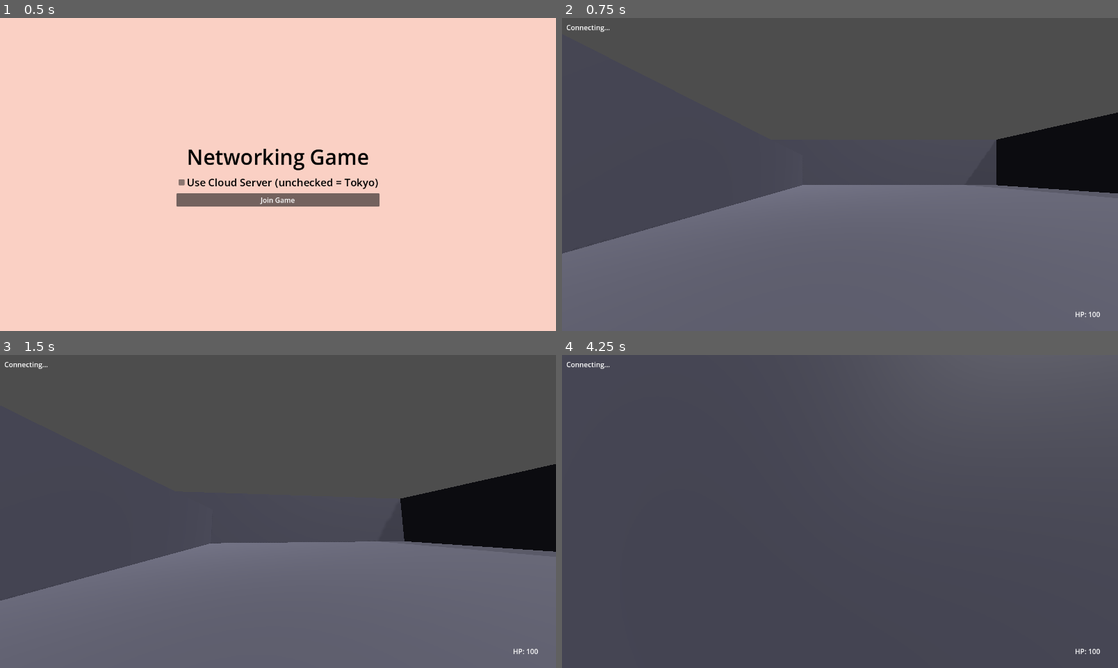
Above: before the commit, frames 1-4 (two rows, left to right).
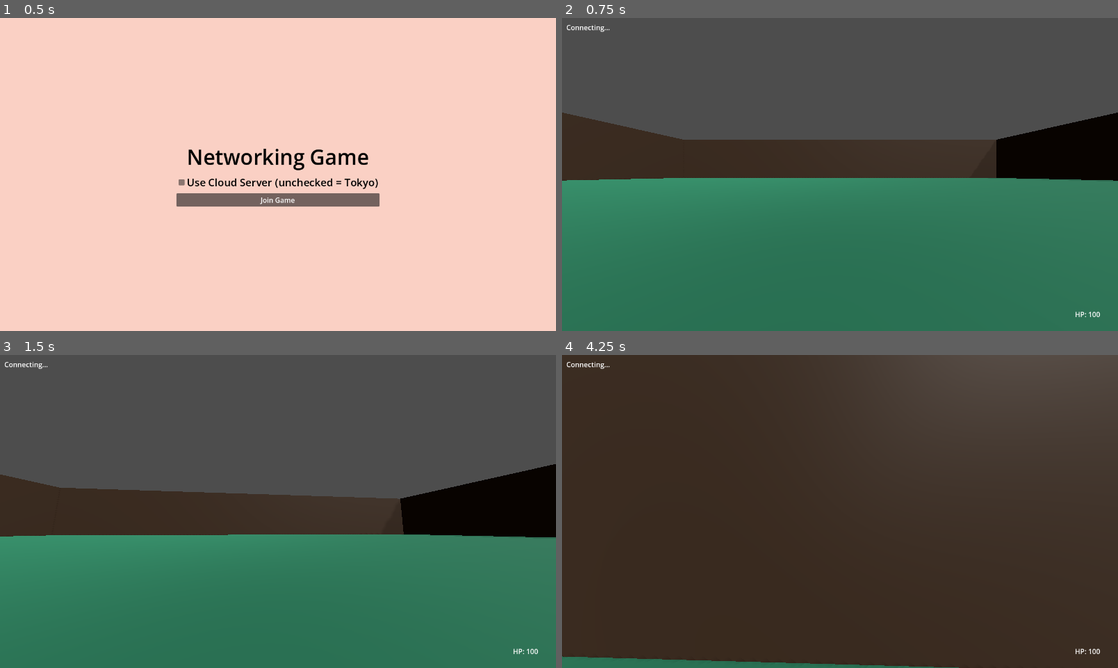
Above: after the commit, the same moments.

Repository: Carter-Lewis/fps_network_protocol
Game: Godot game, scene res://scenes/MainMenu.tscn
Two runs of this game, one before a commit and one after it. Both use one fixed random seed, a clock stepped at 60 frames per second and the inputs below.
Inputs (mouse positions are in pixels of both pictures, inside the frame that each line leads up to):
- Up to frame 1 (0.5 s): no input
- Up to frame 2 (0.75 s): click "Join Game" at 0.5 s
- Up to frame 3 (1.5 s): tap Enter at 1.25 s; move the mouse to (305, 511) at 1.27 s; press the mouse at (305, 511) at 1.28 s; hold W (move_forward) from 1.28 s (still down)
- Up to frame 4 (4.25 s): keep holding W (move_forward); tap Space (jump) at 1.52, 2.27, 3.77 s; move the mouse to (812, 511) at 2.02 s; release the mouse at (812, 511) at 2.03 s; click (812, 511) at 2.1 s; move the mouse to (851, 505) at 2.77 s; press the mouse at (851, 505) at 2.78 s; move the mouse to (834, 517) at 3.52 s; release the mouse at (834, 517) at 3.53 s; click (834, 517) at 3.6 s

Frame 1 is identical in both runs. In frame 2, 59% of the frame differs, in the area x 0-100%, y 30-100%; in frame 3, 52%; in frame 4, 100%, in the area x 0-100%, y 0-100%.

Commit message:
cleaned up player leaving logic on server and client side

Diff:
--- a/fps_game/scenes/Main.tscn
+++ b/fps_game/scenes/Main.tscn
@@ -10,8 +10,10 @@
 [sub_resource type="BoxMesh" id="floor_mesh"]
 size = Vector3(40, 0.5, 40)
 
+[sub_resource type="Skin" id="Skin_rvslj"]
+
 [sub_resource type="StandardMaterial3D" id="floor_mat"]
-albedo_color = Color(0.3, 0.3, 0.35, 1)
+albedo_color = Color(0.11774524, 0.35714537, 0.2609729, 1)
 roughness = 0.9
 
 [sub_resource type="BoxShape3D" id="floor_shape"]
@@ -21,7 +23,7 @@
 size = Vector3(40, 6, 0.5)
 
 [sub_resource type="StandardMaterial3D" id="wall_mat"]
-albedo_color = Color(0.25, 0.25, 0.3, 1)
+albedo_color = Color(0.20933467, 0.15311357, 0.102990024, 1)
 roughness = 0.8
 
 [sub_resource type="BoxShape3D" id="wall_shape"]
@@ -48,7 +50,9 @@
 [node name="Floor" type="StaticBody3D" parent="Arena" unique_id=2057527295]
 
 [node name="FloorMesh" type="MeshInstance3D" parent="Arena/Floor" unique_id=696159595]
+transform = Transform3D(1, 0, 0, 0, 1, 0, 0, 0, 1, -0.19993019, 0.9229069, -0.24503136)
 mesh = SubResource("floor_mesh")
+skin = SubResource("Skin_rvslj")
 surface_material_override/0 = SubResource("floor_mat")
 
 [node name="FloorCollision" type="CollisionShape3D" parent="Arena/Floor" unique_id=1172085589]
@@ -99,6 +103,7 @@
 transform = Transform3D(1, 0, 0, 0, 1, 0, 0, 0, 1, 5, 1, 5)
 
 [node name="Mesh" type="MeshInstance3D" parent="Arena/Cover1" unique_id=1018736786]
+visible = false
 mesh = SubResource("wall_mesh")
 surface_material_override/0 = SubResource("wall_mat")
 
@@ -109,6 +114,8 @@
 transform = Transform3D(0, 0, 1, 0, 1, 0, -1, 0, 0, -5, 1, -5)
 
 [node name="Mesh" type="MeshInstance3D" parent="Arena/Cover2" unique_id=865322937]
+transform = Transform3D(1, 0, 0, 0, 1, 0, 0, 0, 1, -3.9923992, 7.5611477, -15.923916)
+visible = false
 mesh = SubResource("wall_mesh")
 surface_material_override/0 = SubResource("wall_mat")
 
--- a/fps_game/scripts/NetworkManager.gd
+++ b/fps_game/scripts/NetworkManager.gd
@@ -9,7 +9,8 @@
 enum Server { CLOUD, LOCAL, TOKYO }
 
 var active_server := Server.CLOUD
-# --- Config ---
+
+# server ip based on active server
 var server_ip: String:
 	get:
 		match active_server:
@@ -21,56 +22,52 @@
 var tcp_port := 7777
 var udp_port_server := 7778
 
-# --- State ---
+# state
 var my_player_id: int = -1
 var input_seq: int = 0
 var simulate_local := false
 
-# --- Sockets ---
+# sockets
 var tcp: StreamPeerTCP
 var udp: PacketPeerUDP
 var my_udp_port: int = 0
 
-# --- Scene refs ---
+# scene refs
 var local_player: Node = null
 var remote_players: Dictionary = {}  # player_id (int) -> RemotePlayer node
 
-var _drift_log: Array = []  # Array of {time, drift} dicts
+var _drift_log: Array = []
 var _start_time: float = 0.0
 
-# --- Signals ---
 signal player_joined(player_id: int)
 
 func _ready():
 	_start_time = Time.get_ticks_msec() / 1000.0
+
 func connect_to_server():
 	_start_udp()
 	_connect_tcp()
 
-
-# -------------------------------------------------------
-# First Bind UDP first so we know our local port
+# bind udp first so we know our local port before tcp handshake
 func _start_udp():
 	udp = PacketPeerUDP.new()
-	udp.bind(0)  # OS picks a free port
+	udp.bind(0)
 	my_udp_port = udp.get_local_port()
 	udp.set_dest_address(server_ip, udp_port_server)
 	print("UDP bound on local port: ", my_udp_port)
 
-# -------------------------------------------------------
-# Step 2: TCP connect and send Connect (0x01)
-# -------------------------------------------------------
+# tcp connect then send connect packet
 func _connect_tcp():
 	print("Connecting to: ", server_ip, ":", tcp_port)
 	tcp = StreamPeerTCP.new()
-	tcp.set_no_delay(true) # Might help with slow connection to the cloud (?)
+	tcp.set_no_delay(true)
 	tcp.connect_to_host(server_ip, tcp_port)
 	await _wait_tcp_connected()
 	_send_connect()
 
-# Rewriting this function to give better feedback if connction issues
+# wait for tcp status to leave connecting, timeout after 1 second
 func _wait_tcp_connected():
-	var timeout := 1.0  # seconds
+	var timeout := 1.0
 	var elapsed := 0.0
 	while tcp.get_status() == StreamPeerTCP.STATUS_CONNECTING:
 		tcp.poll()
@@ -82,68 +79,54 @@
 	if tcp.get_status() != StreamPeerTCP.STATUS_CONNECTED:
 		push_error("TCP connection failed")
 
+# send connect packet (0x01) with our udp port
 func _send_connect():
-	# Connect (0x01): [0x01, udp_port_hi, udp_port_lo]
 	var buf := PackedByteArray()
 	buf.append(0x01)
-	buf.append((my_udp_port >> 8) & 0xFF)  # big-endian u16
+	buf.append((my_udp_port >> 8) & 0xFF)
 	buf.append(my_udp_port & 0xFF)
 	tcp.put_data(buf)
 	print("Sent Connect (0x01) with UDP port ", my_udp_port)
 
-# -------------------------------------------------------
-# Frame loop
-# -------------------------------------------------------
+# frame loop - poll tcp and udp every frame once connected
 func _process(_delta):
 	_poll_tcp()
 	if my_player_id >= 0:
 		_send_player_input()
 		_poll_udp()
 
-# -------------------------------------------------------
-# TCP IN: Read Connected (0x10) -> get player_id (u16)
-# -------------------------------------------------------
+# tcp in: read connected (0x10) and store assigned player id
 func _poll_tcp():
 	if tcp == null:
 		return
-	tcp.poll()  # Required in Godot 4 to keep connection alive
+	tcp.poll()
 	if tcp.get_status() != StreamPeerTCP.STATUS_CONNECTED:
 		return
 	if tcp.get_available_bytes() < 3:
 		return
-
 	var type_byte = tcp.get_u8()
 	if type_byte == 0x10:
-		# Connected: [0x10, player_id_hi, player_id_lo]
 		var hi = tcp.get_u8()
 		var lo = tcp.get_u8()
 		my_player_id = (hi << 8) | lo
 		print("Connected! player_id = ", my_player_id)
 
-# -------------------------------------------------------
-# UDP OUT: PlayerInput (0x02) every frame
-# Layout: [type:u8, seq:u16be, yaw:f32be, pitch:f32be, move_x:i8, move_z:i8]
-# -------------------------------------------------------
+# udp out: send player input (0x02) every frame
+# layout: [type:u8, seq:u16be, yaw:f32be, pitch:f32be, move_x:i8, move_z:i8]
 func _send_player_input():
 	if udp == null or local_player == null:
 		return
-
-	# Read movement direction from input (-1, 0, or 1)
 	var move_x: int = 0
 	var move_z: int = 0
-	if Input.is_action_pressed("move_right"):   move_x += 1
-	if Input.is_action_pressed("move_left"):    move_x -= 1
+	if Input.is_action_pressed("move_right"):    move_x += 1
+	if Input.is_action_pressed("move_left"):     move_x -= 1
 	if Input.is_action_pressed("move_backward"): move_z += 1
-	if Input.is_action_pressed("move_forward"): move_z -= 1
-
-	# Get camera orientation
+	if Input.is_action_pressed("move_forward"):  move_z -= 1
 	var yaw: float = local_player.rotation.y
 	var pitch: float = 0.0
 	if local_player.has_node("CameraMount"):
 		pitch = local_player.get_node("CameraMount").rotation.x
-
 	input_seq = (input_seq + 1) % 65536
-
 	var buf := PackedByteArray()
 	buf.append(0x02)
 	buf.append_array(_pack_u16(input_seq))
@@ -151,30 +134,30 @@
 	buf.append_array(_pack_f32_be(pitch))
 	buf.append(_i8_to_u8(move_x))
 	buf.append(_i8_to_u8(move_z))
-
 	udp.put_packet(buf)
 
-# -------------------------------------------------------
-# UDP IN: WorldState (0x11)
-# Layout: [type:u8, count:u8, then count x 22 bytes]
-# Per player: [player_id:u16, pos_x:f32, pos_y:f32, pos_z:f32, yaw:f32, pitch:f32]
-# -------------------------------------------------------
+# udp in: route incoming packets by type
 func _poll_udp():
 	if udp == null:
 		return
 	while udp.get_available_packet_count() > 0:
 		var packet = udp.get_packet()
-		if packet.size() < 2 or packet[0] != 0x11:
+		if packet.size() < 1:
 			continue
-		_handle_world_state(packet)
-
+		match packet[0]:
+			0x11:
+				_handle_world_state(packet)
+			0x12:
+				_handle_player_left(packet)
+
+# udp in: parse world state and apply positions to remote players
+# layout: [type:u8, count:u8, then count x 22 bytes per player]
 func _handle_world_state(packet: PackedByteArray):
 	var player_count = packet[1]
 	var expected = 2 + player_count * 22
 	if packet.size() != expected:
 		push_warning("WorldState size mismatch: got %d, expected %d" % [packet.size(), expected])
 		return
-
 	var offset = 2
 	for i in range(player_count):
 		var pid   = _unpack_u16(packet, offset);    offset += 2
@@ -183,12 +166,26 @@
 		var pz    = _unpack_f32_be(packet, offset); offset += 4
 		var yaw   = _unpack_f32_be(packet, offset); offset += 4
 		var pitch = _unpack_f32_be(packet, offset); offset += 4
-
 		if pid == my_player_id:
 			_reconcile_local(Vector3(px, py, pz))
 		else:
 			_apply_remote(pid, Vector3(px, py, pz), yaw)
 
+# udp in: despawn remote player node on disconnect (0x12)
+# layout: [type:u8, player_id:u16be]
+func _handle_player_left(packet: PackedByteArray):
+	if packet.size() < 3:
+		push_warning("PlayerLeft packet too short")
+		return
+	var pid = _unpack_u16(packet, 1)
+	if remote_players.has(pid):
+		var node = remote_players[pid]
+		if is_instance_valid(node):
+			node.queue_free()
+		remote_players.erase(pid)
+		print("[-] Player ", pid, " left, node despawned")
+
+# reconcile local player position against server, log drift
 func _reconcile_local(server_pos: Vector3):
 	if local_player == null:
 		return
@@ -198,6 +195,7 @@
 	if drift > 0.5:
 		local_player.global_position = local_player.global_position.lerp(server_pos, 0.3)
 
+# apply server position and yaw to a remote player node
 func _apply_remote(pid: int, pos: Vector3, yaw: float):
 	if not remote_players.has(pid):
 		emit_signal("player_joined", pid)
@@ -206,18 +204,15 @@
 	if is_instance_valid(rp):
 		rp.apply_state(pos, yaw)
 
-# -------------------------------------------------------
-# Called by LocalPlayer.gd and Main.gd after spawning nodes
-# -------------------------------------------------------
+# called by LocalPlayer.gd and Main.gd after spawning nodes
 func register_local_player(node: Node):
 	local_player = node
 
 func register_remote_player(pid: int, node: Node):
 	remote_players[pid] = node
 
-# -------------------------------------------------------
-# Byte helpers - all big-endian to match Rust's to_be_bytes()
-# -------------------------------------------------------
+# byte helpers - all big-endian to match Rust's to_be_bytes()
+
 func _pack_u16(val: int) -> PackedByteArray:
 	var b := PackedByteArray()
 	b.append((val >> 8) & 0xFF)
@@ -228,7 +223,7 @@
 	return (buf[offset] << 8) | buf[offset + 1]
 
 func _pack_f32_be(val: float) -> PackedByteArray:
-	# Encode as LE first, then reverse bytes to get BE
+	# encode as LE first then reverse to get BE
 	var tmp := PackedByteArray()
 	tmp.resize(4)
 	tmp.encode_float(0, val)
@@ -243,10 +238,10 @@
 	return tmp.decode_float(0)
 
 func _i8_to_u8(val: int) -> int:
-	# Clamp to -1/0/1 then cast to u8 (matches Rust's i8 as u8)
+	# clamp to -1/0/1 then cast to u8 (matches Rust's i8 as u8)
 	val = clampi(val, -1, 1)
 	if val < 0:
-		return val + 256  # -1 -> 255
+		return val + 256
 	return val
 
 func export_drift_csv() -> void:
Not shown, changed: server/src/main.rs
